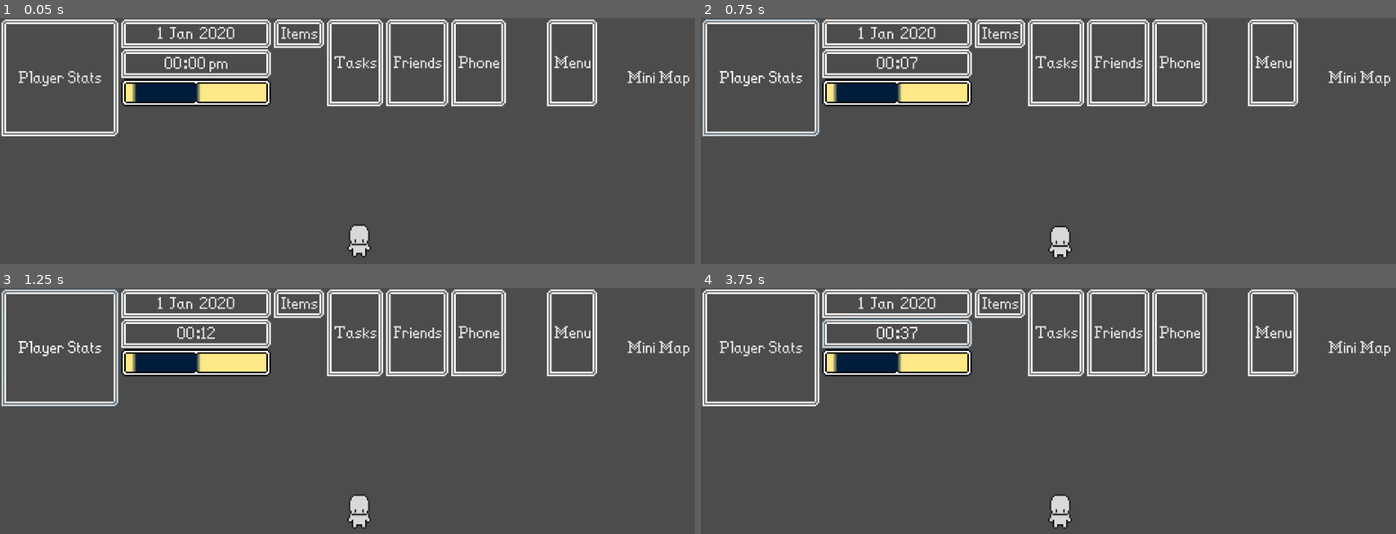
Above: before the commit, frames 1-4 (two rows, left to right).
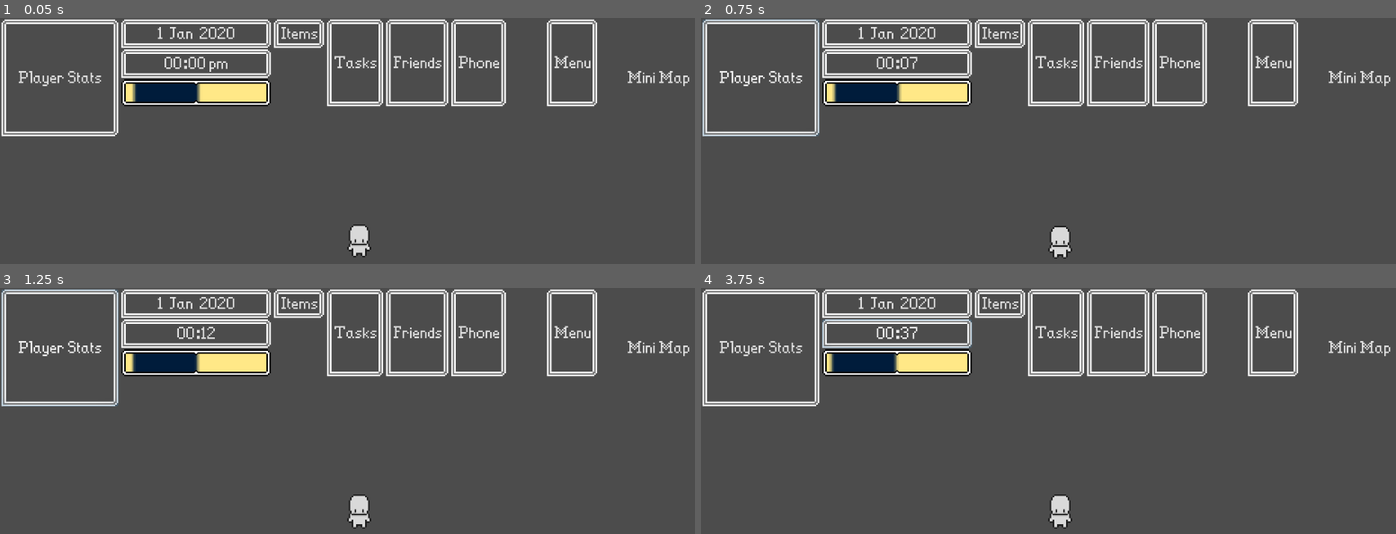
Above: after the commit, the same moments.

Repository: WhalesState/late-vision
Game: Godot game, scene res://src/scenes/Main.tscn
Two runs of this game, one before a commit and one after it. Both use one fixed random seed, a clock stepped at 60 frames per second and the inputs below.
Inputs:
- Up to frame 1 (0.05 s): no input
- Up to frame 2 (0.75 s): click "Player Stats" at 0.5 s
- Up to frame 3 (1.25 s): no input
- Up to frame 4 (3.75 s): click "1 Jan 2020" at 1.25 s; click "00:20" at 2 s; click "00:27" at 2.75 s; click "00:35" at 3.5 s

Frame 1 is identical in both runs. In frame 2, less than 0.1% of the frame differs, in the area x 18-29%, y 26-34%; in frame 3, less than 0.1%; in frame 4, 0.2%, in the area x 18-29%, y 26-35%.

Commit message:
Update UI.gd

Diff:
--- a/src/scenes/UI.gd
+++ b/src/scenes/UI.gd
@@ -2,21 +2,24 @@
 
 onready var date_label: Button = $VBox/HBox/HBox/VBox/Date
 onready var time_label: Button = $VBox/HBox/HBox/VBox/Time
+onready var day_progress: NinePatchRect = $VBox/HBox/HBox/VBox/DayProgress
 
 
 func _ready() -> void:
-	OS.min_window_size = Vector2(960, 640)
+	OS.min_window_size = Vector2( 960, 640 )
 
 
 func set_time(h: int, m: int) -> void:
+	day_progress.set_time( (h * 60) + m )
 	time_label.text = "%s:%s" % [
-			str(h).pad_zeros(2),
-			str(m).pad_zeros(2)
+			str( h ).pad_zeros( 2 ),
+			str( m ).pad_zeros( 2 )
 	]
+
 
 func set_date(d: int, m: int, y: int) -> void:
 	date_label.text = "%s/%s/%s" % [
-			str(d).pad_zeros(2),
-			str(m).pad_zeros(2),
-			str(y).pad_zeros(4)
+			str( d ).pad_zeros( 2 ),
+			str( m ).pad_zeros( 2 ),
+			str( y ).pad_zeros( 4 )
 	]
